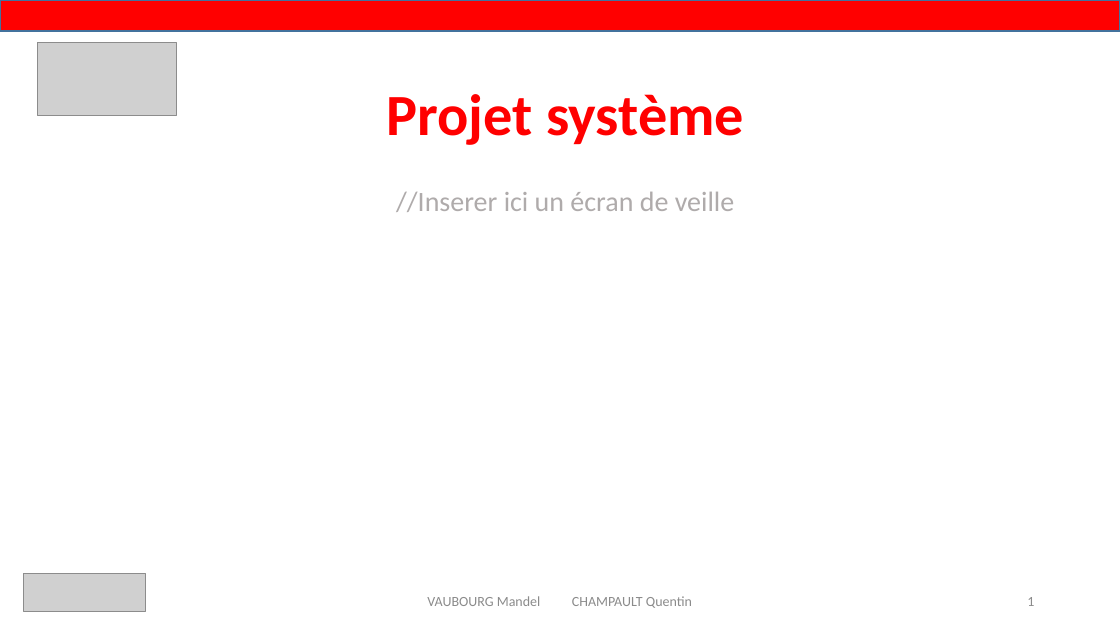
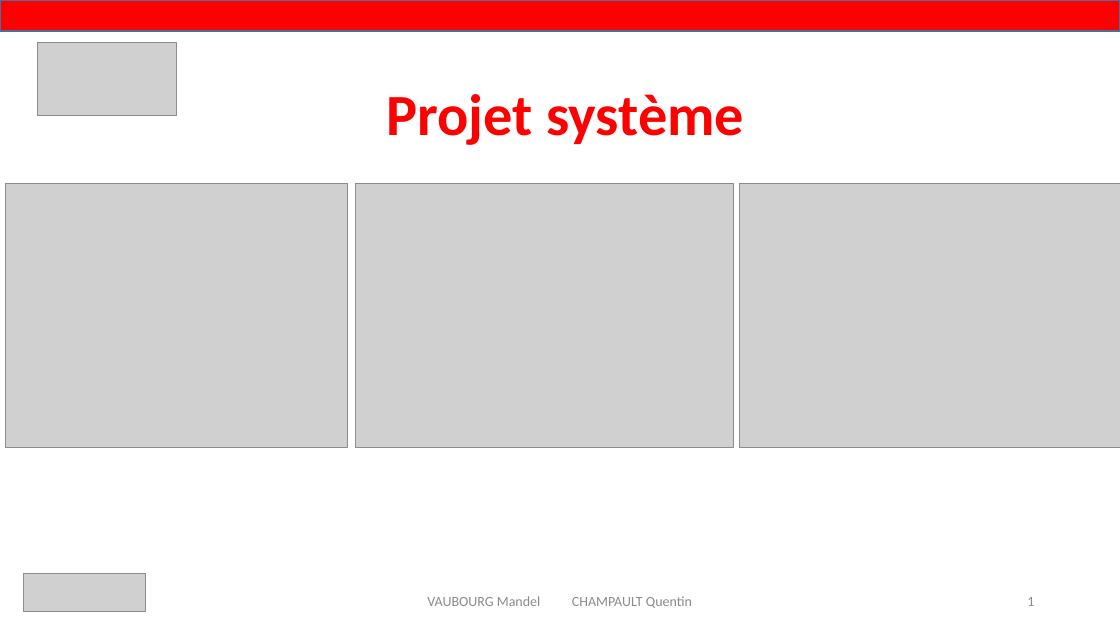
Before and after one commit to Akitoshi02/ExiaScreen, a slide deck: slide 1 of Rapport de fin + Powerpoint/exia.pptx. Drawn at 1120x630 pixels with LibreOffice and Linux fonts; fonts in the diff are those of the drawing; grey boxes stand for pictures. Boxes give left, top, right and bottom in pixels: in the first picture for what was removed or moved away, otherwise in the second. Text is boxed around its words. In the diff, an @@ line names an element or a change of style, - is before the commit and + after.

```diff
--- a/Rapport de fin + Powerpoint/exia.pptx
+++ b/Rapport de fin + Powerpoint/exia.pptx
@@ picture added at (5,183,347,447) @@
@@ picture added at (355,183,734,447) @@
@@ subtitle removed at (396,192,734,212) @@
-//Inserer ici un écran de veille
@@ picture added at (740,183,1120,447) @@
```
Also in this commit, not shown: 5 other slides changed, 12 slides added.
